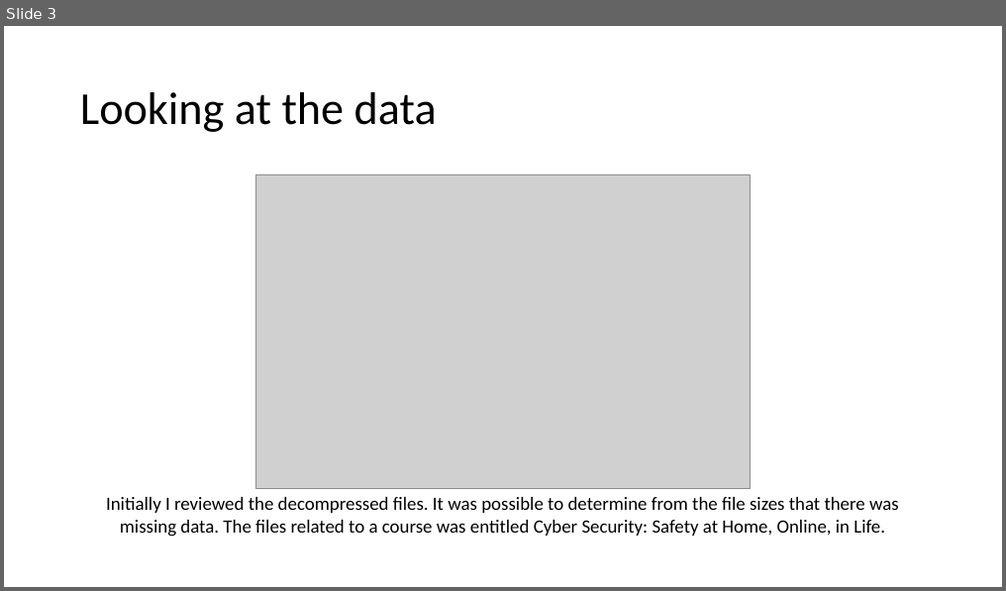
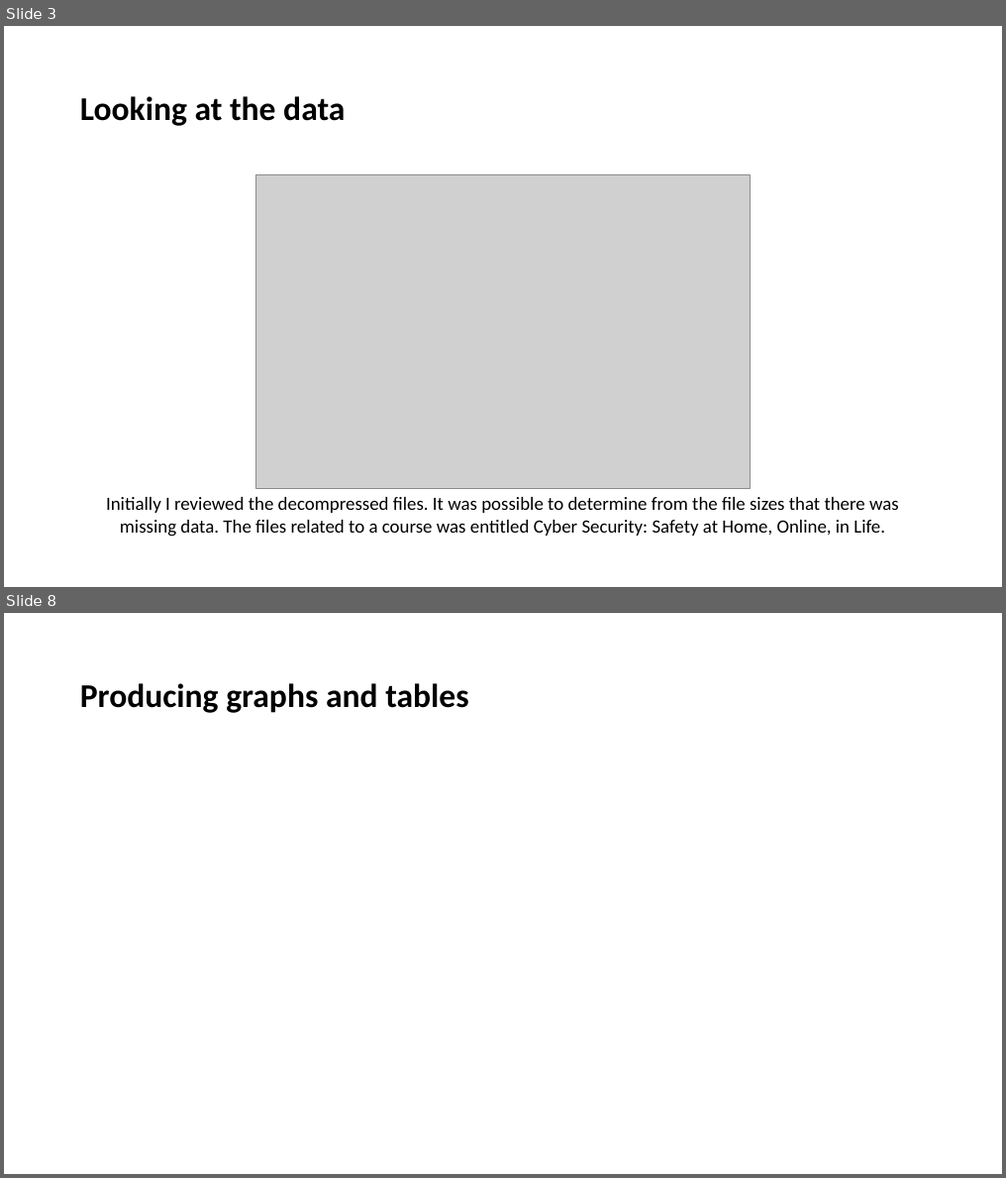
Before and after one commit to IssyMiddleton/CSC8631-Data-Management-Exploratory-Analysis, a slide deck: Exploratory_Analysis/reports/Overview-Presentation.pptx. Shown one above the other, each under a label of ours: slide 3 before the commit, slides 3 and 8 after it; the slides between them are not shown. The pictures are 1006x591 and 1006x1178 pixels, drawn with LibreOffice and Linux fonts; fonts in the diff are those of the drawing; grey boxes stand for pictures. Boxes give left, top, right and bottom in pixels: in the first picture for what was removed or moved away, otherwise in the second. Text is boxed around its words. In the diff, an @@ line names an element or a change of style, - is before the commit and + after.

```diff
--- a/Exploratory_Analysis/reports/Overview-Presentation.pptx
+++ b/Exploratory_Analysis/reports/Overview-Presentation.pptx
@@ slide 8 added at <box>4,613,1002,1174</box>, background #FFFFFF @@
@@ title added at <box>80,683,468,713</box>, 32 pt, text #000000, bold @@
+Producing graphs and tables
@@ slide 3 changed as well @@
@@ title "Looking at the data" at <box>80,96,345,126</box>: size 44 to 32 pt, bold on @@
```
Also in this commit, not shown: 3 other slides changed, 4 other slides added, 7 other files.
